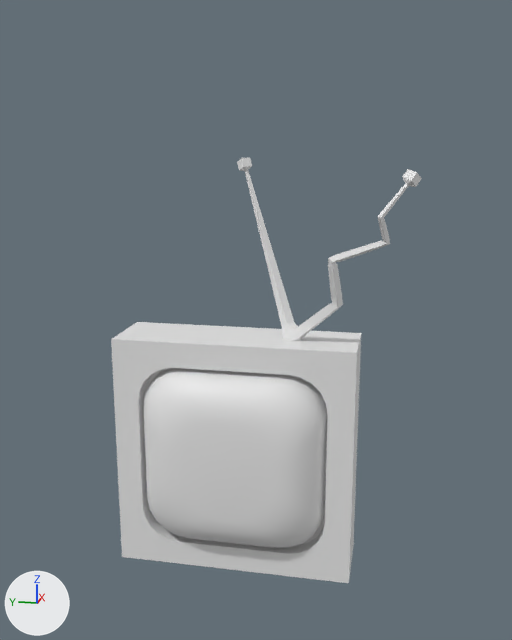
The Blender file Modelz/television.blend: old version first, new version second.
Before and after are seen from a 50 mm lens placed at (-13.2, -2.66, 7.44), pointed at (-0.84, -0.19, 4.35). Lighting does not change. The marker at lower left points along +X, +Y and +Z.
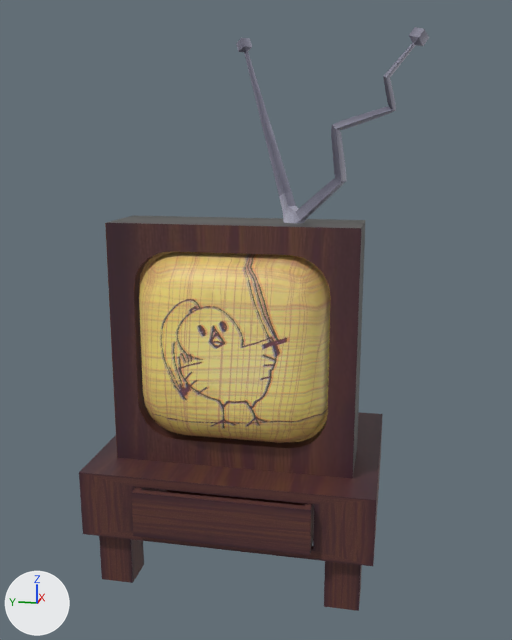
Changed parts and their boxes [x1, y1, x2, y2] in the pictures (512 x 640 px; the box of a moved part takes in the faces that stretch with it):
```json
{"object": "Cube", "change": "reshaped, rescaled", "before": [111, 158, 422, 583], "after": [79, 27, 429, 611], "on screen": "12% wider, 37% taller"}
{"part": 1, "of": "me_cube_004", "change": "moved or reshaped", "before": [111, 322, 361, 583], "after": [105, 216, 365, 478]}
{"part": 2, "of": "me_cube_004", "change": "moved or reshaped", "before": [237, 158, 422, 341], "after": [236, 27, 429, 223]}
{"part": 3, "of": "me_cube_004", "change": "added", "after": [99, 536, 144, 583], "on screen": "brown"}
{"part": 4, "of": "me_cube_004", "change": "added", "after": [324, 561, 362, 611], "on screen": "brown"}
{"part": 5, "of": "me_cube_004", "change": "added", "after": [79, 412, 383, 566], "on screen": "brown"}
{"part": 6, "of": "me_cube_004", "change": "added", "after": [131, 487, 314, 555], "on screen": "brown"}
```

The change, as JSON lines over the scene's bpy script:
```json
{"op": "add", "block": "img_difuse_jpg", "code": ["img_difuse_jpg = load_image('Difuse.jpg', '../Assets/Modelz/Television/Difuse.jpg', 1024, 1024, 'sRGB')"]}
{"op": "add", "block": "mat_television", "code": ["mat_television = principled_material('television')", "mat_television.texture = img_difuse_jpg"]}
{"block": "me_cube_004", "where": "# used by ob_cube; location = (0.0, 0.0, 0.0); scale = (2.1, 2.1, 2.1)"}
{"op": "remove", "block": "me_cube_004", "code": "me_cube_004.from_pydata(...)  # 540 vertices, 536 faces; spans x -1.2..0.66, y -1.41..1.0, z 0.0..3.44"}
{"op": "add", "block": "me_cube_004", "code": "me_cube_004.from_pydata(...)  # 612 vertices, 598 faces; spans x -2.97..1.39, y -2.97..2.52, z -0.18..9.24"}
{"block": "me_cube_004", "change": "me_cube_004 part 1: the loose piece of 220 vertices spanning x -1.2..0.66, y -1.0..1.0, z 0.0..2.0 is scaled about its middle by 2.1, then moved by (-0.3, 0.0, 3.1), in mat_television (picture img_difuse_jpg)"}
{"block": "me_cube_004", "change": "me_cube_004 part 2: the loose piece of 320 vertices spanning x -1.1..-0.15, y -1.41..0.11, z 1.83..3.44 is scaled about its middle by 2.1, then moved by (-0.69, -0.72, 4.91), in mat_television (picture img_difuse_jpg)"}
{"block": "me_cube_004", "change": "me_cube_004 part 3: a new loose piece, a box spanning x -2.58..-1.99, y 1.72..2.31, z -0.18..1.82, in mat_television (picture img_difuse_jpg)"}
{"block": "me_cube_004", "change": "me_cube_004 part 4: a new loose piece, a box spanning x -2.58..-1.99, y -2.31..-1.72, z -0.18..1.82, in mat_television (picture img_difuse_jpg)"}
{"block": "me_cube_004", "change": "me_cube_004 part 5: a new loose piece of 24 vertices spanning x -2.79..1.0, y -2.52..2.52, z 0.82..2.0, in mat_television (picture img_difuse_jpg)"}
{"block": "me_cube_004", "change": "me_cube_004 part 6: a new loose piece of 16 vertices spanning x -2.97..-0.76, y -1.51..1.51, z 1.01..1.81, in mat_television (picture img_difuse_jpg)"}
{"op": "add", "block": "me_cube_004", "code": "me_cube_004.materials.append(mat_television)  # picture img_difuse_jpg"}
{"op": "set", "path": "ob_cube.scale", "old": "(2.1, 2.1, 2.1)", "new": "(1.0, 1.0, 1.0)"}
```
